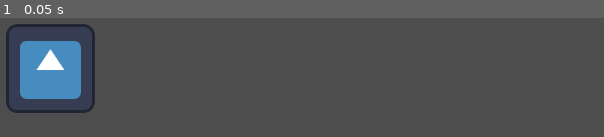
Above: before the commit, frame 1.
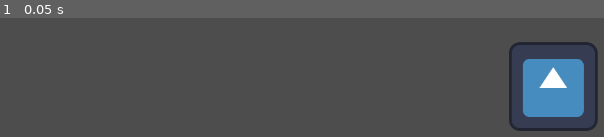
Above: after the commit, the same moment.

Repository: Smiley893/godotGithubExample
Game: Godot game, scene res://player.tscn
Two runs of this game, one before a commit and one after it. Both use one fixed random seed, a clock stepped at 60 frames per second and the inputs below. The project has no main scene, so this scene is started directly. The engine's default icon, where the game draws it, is replaced by a stand-in: a white triangle on a blue panel in a dark square.
Inputs:
- Up to frame 1 (0.05 s): no input

The runs differ from the first frame. In frame 1, 13% of the frame differs, in the area x 0-100%, y 5-95%.

Commit message:
update player position
update player position

Diff:
--- a/player.tscn
+++ b/player.tscn
@@ -5,7 +5,7 @@
 [sub_resource type="RectangleShape2D" id="RectangleShape2D_0qixl"]
 
 [node name="Player" type="CharacterBody2D"]
-position = Vector2(165, 148)
+position = Vector2(890, 174)
 
 [node name="Sprite2D" type="Sprite2D" parent="."]
 texture = ExtResource("1_lqjjb")
